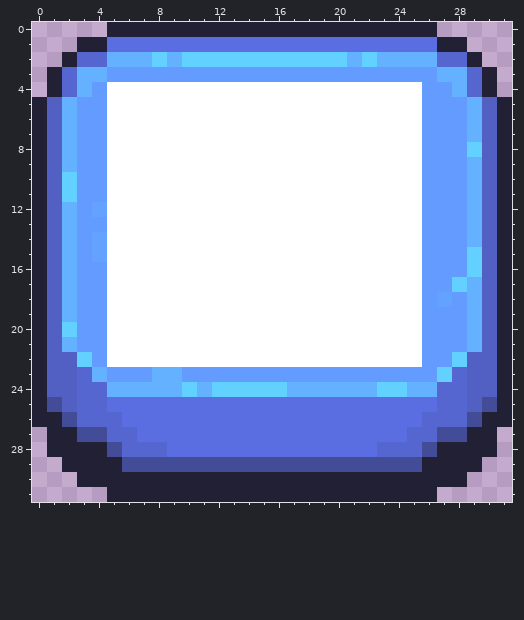
Edited in one commit: pixel-art sprite (app/src/main/assets/sidebar/snow.png). Above, as it was before the edit.
The file is 96x96 pixels, drawn in blocks of 3x3; one block is one cell here.
Now the later version:
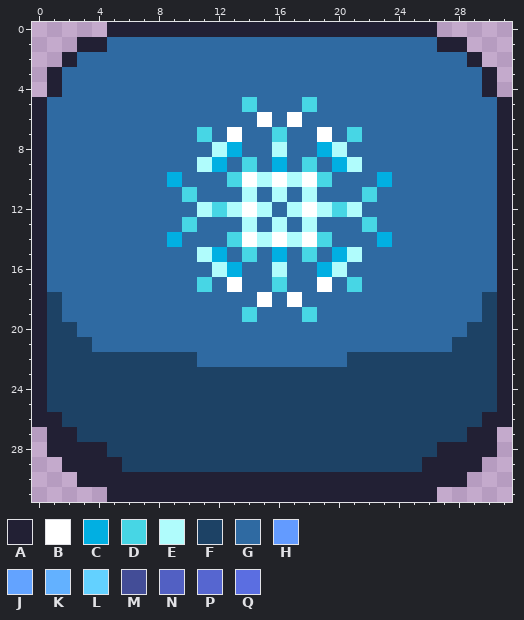
Palette (. is transparent): A #222034  B #ffffff  C #01afe2  D #47d6e5  E #b0fcfc  F #1d4265  G #2f6aa2  H #639bff  J #63a3ff  K #63b1ff  L #63d1ff  M #434d97  N #5260c3  P #5666d0  Q #5b6ee1
From old to new:
Changed rows in their new state; - is an unchanged pixel.
first column x 1:
 1 ----GGGGGGGGGGGGGGGGGGGGGG----
 2 --GGGGGGGGGGGGGGGGGGGGGGGGGG--
 3 -GGGGGGGGGGGGGGGGGGGGGGGGGGGG-
 4 -GGGGGGGGGGGGGGGGGGGGGGGGGGGG-
 5 GGGGGGGGGGGGGDGGGDGGGGGGGGGGGG
 6 GGGGGGGGGGGGGG-G-GGGGGGGGGGGGG
 7 GGGGGGGGGGDG-GGDGG-GDGGGGGGGGG
 8 GGGGGGGGGGGECGGEGGCEGGGGGGGGGG
 9 GGGGGGGGGGECGDGCGDGCEGGGGGGGGG
10 GGGGGGGGCGGGD-E-E-DGGGCGGGGGGG
11 GGGGGGGGGDGGGEGEGEGGGDGGGGGGGG
12 GGGGGGGGGGEDE-EGE-EDEGGGGGGGGG
13 GGGGGGGGGDGGGEGEGEGGGDGGGGGGGG
14 GGGGGGGGCGGGD-E-E-DGGGCGGGGGGG
15 GGGGGGGGGGECGDGCGDGCEGGGGGGGGG
16 GGGGGGGGGGGECGGEGGCEGGGGGGGGGG
17 GGGGGGGGGGDG-GGDGG-GDGGGGGGGGG
18 FGGGGGGGGGGGGG-G-GGGGGGGGGGGGF
19 FGGGGGGGGGGGGDGGGDGGGGGGGGGGGF
20 FFGGGGGGGGGGGGGGGGGGGGGGGGGGFF
21 FFFGGGGGGGGGGGGGGGGGGGGGGGGFFF
22 FFFFFFFFFFGGGGGGGGGGFFFFFFFFFF
23 FFFFFFFFFFFFFFFFFFFFFFFFFFFFFF
24 FFFFFFFFFFFFFFFFFFFFFFFFFFFFFF
25 FFFFFFFFFFFFFFFFFFFFFFFFFFFFFF
26 -FFFFFFFFFFFFFFFFFFFFFFFFFFFF-
27 --FFFFFFFFFFFFFFFFFFFFFFFFFF--
28 ----FFFFFFFFFFFFFFFFFFFFFF----
29 -----FFFFFFFFFFFFFFFFFFFF-----
Pixel boxes of the changes (left, top, right, bottom) in both pictures:
changed: (47, 37, 497, 472)
